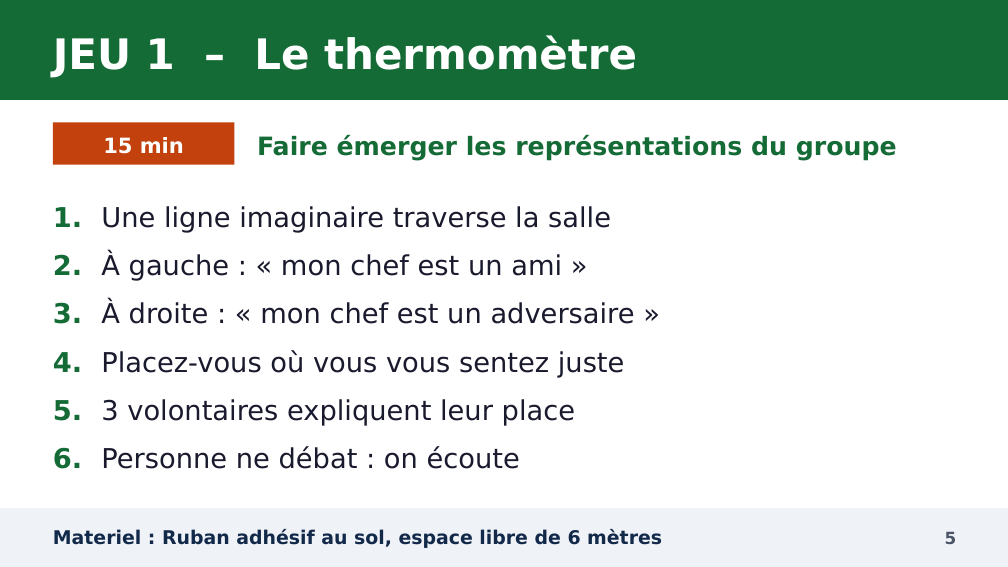
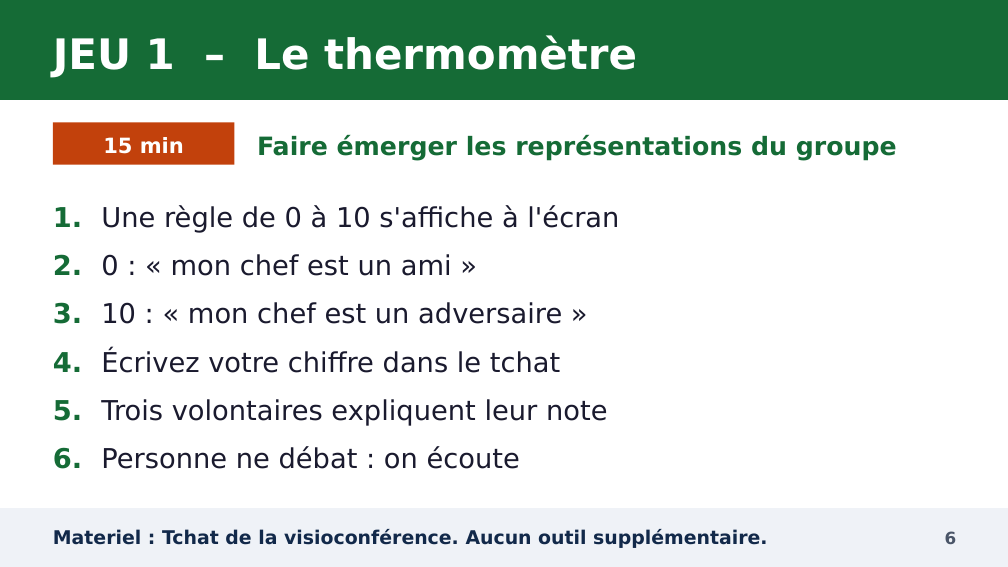
Before and after one commit to YebaYorel/Training, a slide deck: slide 6 of formation_GEM_manager_IA/01_diaporama/Diaporama_Manager_et_IA_GEM.pptx (slide 5 before the commit). Drawn at 1008x567 pixels with LibreOffice and Linux fonts; fonts in the diff are those of the drawing. Boxes give left, top, right and bottom in pixels: in the first picture for what was removed or moved away, otherwise in the second. Text is boxed around its words. In the diff, an @@ line names an element or a change of style, - is before the commit and + after.

```diff
--- a/formation_GEM_manager_IA/01_diaporama/Diaporama_Manager_et_IA_GEM.pptx
+++ b/formation_GEM_manager_IA/01_diaporama/Diaporama_Manager_et_IA_GEM.pptx
@@ text at [53, 205, 619, 426]: text changed @@
-1. Une ligne imaginaire traverse la salle
-2. À gauche : « mon chef est un ami »
-3. À droite : « mon chef est un adversaire »
-4. Placez-vous où vous vous sentez juste
-5. 3 volontaires expliquent leur place
+1. Une règle de 0 à 10 s'affiche à l'écran
+2. 0 : « mon chef est un ami »
+3. 10 : « mon chef est un adversaire »
+4. Écrivez votre chiffre dans le tchat
+5. Trois volontaires expliquent leur note
@@ text at [53, 529, 767, 548]: text changed @@
-Materiel : Ruban adhésif au sol, espace libre de 6 mètres
+Materiel : Tchat de la visioconférence. Aucun outil supplémentaire.
@@ text at [945, 531, 957, 544]: text changed @@
-5
+6
```
Also in this commit, not shown: 67 other slides changed, 5 slides added, 1 slide removed, 31 other files.
